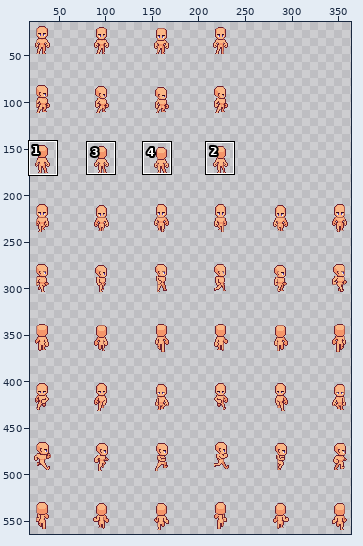
Pixel-art file, stored at Assets/Textures/Characters/template.aseprite. Above: a wide view before the commit, with the close-up outlined.
Close-up. As it was:
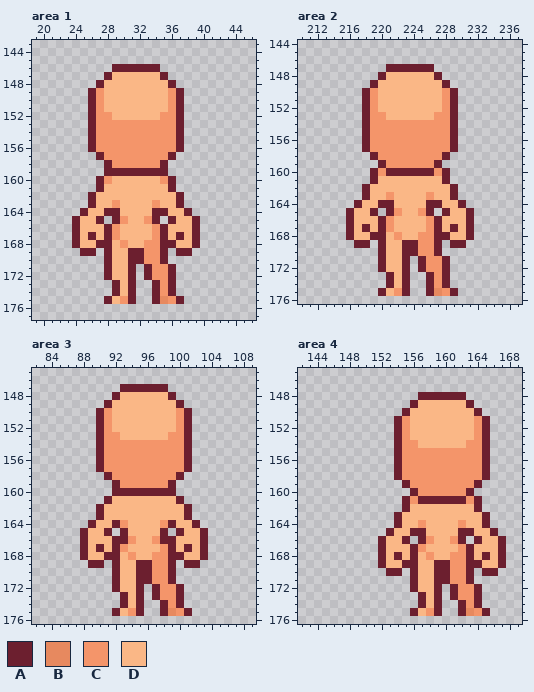
400x576 pixels, 1 frame. Shown: area 1: x 19..46, y 143..177; area 2: x 210..237, y 144..176; area 3: x 82..109, y 145..176; area 4: x 142..169, y 145..176. The wide view leaves out empty margins. The commit also changed other parts of the picture, which this record leaves out.
Visible layers, top first: "Head", "Torso", "Legs", "Feet".
Palette (. is transparent): A #6c1f2f  B #e7895f  C #f4956a  D #fab786
Pixels before, area 1, first column x 24:
146 .....AAAAAA.....
147 ....ADDDDDDA....
148 ...ADDDDDDDDA...
149 ..ACDDDDDDDDCA..
150 ..ACDDDDDDDDCA..
151 ..ACDDDDDDDDCA..
152 ..ACCDDDDDDCCA..
153 ..ACCCCCCCCCCA..
154 ..ACCCCCCCCCCA..
155 ..ACCCCCCCCCCA..
156 ..ACCCCCCCCCCA..
157 ...ACCCCCCCCA...
158 ....ACCCCCCA....
159 ....AAAAAAAA....
160 ...ACDDDDDDCA...
161 ...ADDDDDDDDA...
162 ..ADDDDDDDDDDA..
163 ..ADDCDDDDCDDA..
164 .ADDAADDDDAADDA.
165 ADDA.ACDDCA.ADDA
166 ADDDACDDDDCADDDA
167 ADADACDDDDCADADA
168 ADDAADCDDCCAADDA
169 .AA.ADDAACCA.AA.
170 ....ADDAACCA....
171 ....ADDA.ACCA...
172 ....ADDA.ACCA...
173 .....ADA..ACA...
174 .....ADA..ACA...
175 ....ADCA..ABCA..
Pixels before, area 2, first column x 216:
147 .....AAAAAA.....
148 ....ADDDDDDA....
149 ...ADDDDDDDDA...
150 ..ACDDDDDDDDCA..
151 ..ACDDDDDDDDCA..
152 ..ACDDDDDDDDCA..
153 ..ACCDDDDDDCCA..
154 ..ACCCCCCCCCCA..
155 ..ACCCCCCCCCCA..
156 ..ACCCCCCCCCCA..
157 ..ACCCCCCCCCCA..
158 ...ACCCCCCCCA...
159 ....ACCCCCCA....
160 ...ACAAAAAACA...
161 ...ADDDDDDDDA...
162 ..ADDDDDDDDDDA..
163 ..ADDCDDDDCDDA..
164 .ADDAADDDDAADDA.
165 ADDA.ACDDCA.ADDA
166 ADDDACDDDDCADDDA
167 ADADACDDDDCADADA
168 ADDAADCDDCCAADDA
169 .AA.ADDAACCA.AA.
170 ....ADDAACCA....
171 ....ADDA.ACCA...
172 ....ADDA.ACCA...
173 .....ADA..ACA...
174 .....ADA..ACA...
175 ....ADCA..ABCA..
Pixels before, area 3, first column x 88:
147 .....AAAAAA.....
148 ....ADDDDDDA....
149 ...ADDDDDDDDA...
150 ..ACDDDDDDDDCA..
151 ..ACDDDDDDDDCA..
152 ..ACDDDDDDDDCA..
153 ..ACCDDDDDDCCA..
154 ..ACCCCCCCCCCA..
155 ..ACCCCCCCCCCA..
156 ..ACCCCCCCCCCA..
157 ..ACCCCCCCCCCA..
158 ...ACCCCCCCCA...
159 ....ACCCCCCA....
160 ....AAAAAAAA....
161 ...ADDDDDDDDA...
162 ..ADDDDDDDDDDA..
163 ..ADDDDDDDDDDA..
164 .ADDACDDDDCADDA.
165 ADDA.ADDDDA.ADDA
166 ADDDAACDDCAADDDA
167 ADADACDDDDCADADA
168 ADDAADCDDCCAADDA
169 .AA.ADDAACCA.AA.
170 ....ADDAACCA....
171 ....ADDAACCA....
172 ....ADDA.ACCA...
173 .....ADA.ACCA...
174 .....ADA..ACA...
175 ....ADCA..ABCA..
Pixels before, area 4, first column x 152:
148 .....AAAAAA.....
149 ....ADDDDDDA....
150 ...ADDDDDDDDA...
151 ..ACDDDDDDDDCA..
152 ..ACDDDDDDDDCA..
153 ..ACDDDDDDDDCA..
154 ..ACCDDDDDDCCA..
155 ..ACCCCCCCCCCA..
156 ..ACCCCCCCCCCA..
157 ..ACCCCCCCCCCA..
158 ..ACCCCCCCCCCA..
159 ...ACCCCCCCCA...
160 ....ACCCCCCA....
161 ...ACAAAAAACA...
162 ...ADDDDDDDDA...
163 ..ADDDDDDDDDDA..
164 ..ADDCDDDDCDDA..
165 .ADDAADDDDAADDA.
166 ADDA.ACDDCA.ADDA
167 ADDDACDDDDCADDDA
168 ADADADCDDCCADADA
169 ADDAADDAACCAADDA
170 .AA.ADDAACCA.AA.
171 ....ADDAACCA....
172 ....ADDA.ACCA...
173 .....ADA.ACCA...
174 .....ADA..ACA...
175 ....ADCA..ABCA..
Now the later version:
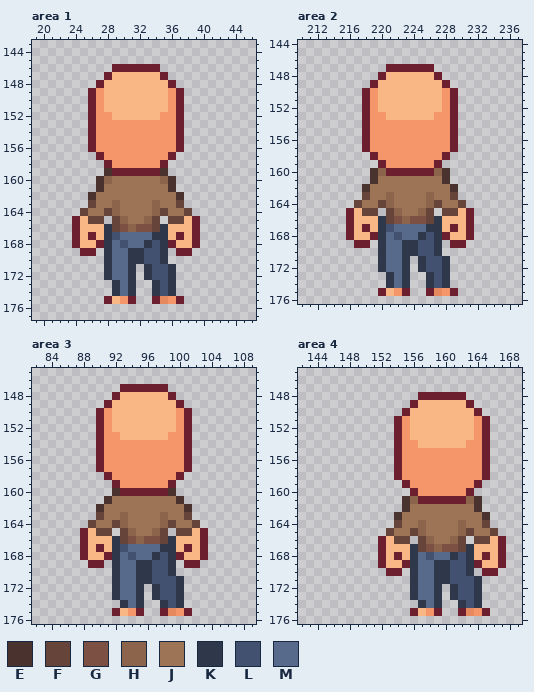
Colours new in this view: E #4a332e  F #664439  G #7c5143  H #8c634b  J #9d7455  K #2e384a  L #41516f  M #576a8b
The exact change:
layer "Pants" now shown
layer "Shirt" now shown
Changed rows in their new state; - is an unchanged pixel.
Area 1, layers "Shirt", "Pants":
first column x 25:
159 ---E------E---
160 --EHJJJJJJHE--
161 --EJJJJJJJJE--
162 -EJJJJJJJJJJE-
163 -FJJHJJJJHJJF-
164 FJJFHJJJJHFJJF
165 -FF-FHJJHF-FF-
166 ---KFGHGGFK---
167 ---KLMMMMKK---
168 ---KMLMMKLK---
169 ---KMMKKLLK---
170 ---KMMKKLLK---
171 ---KMMK-KLLK--
172 ---KMMK-KLLK--
173 ----KMK--KLK--
174 ----KMK--KLK--
Area 2, layers "Shirt", "Pants":
first column x 217:
160 --EH------HE--
161 --EJJJJJJJJE--
162 -EJJJJJJJJJJE-
163 -FJJHJJJJHJJF-
164 FJJFHJJJJHFJJF
165 -FF-FHJJHF-FF-
166 ---KFGHGGFK---
167 ---KLMMMMKK---
168 ---KMLMMKLK---
169 ---KMMKKLLK---
170 ---KMMKKLLK---
171 ---KMMK-KLLK--
172 ---KMMK-KLLK--
173 ----KMK--KLK--
174 ----KMK--KLK--
Area 3, layers "Shirt", "Pants":
first column x 89:
160 ---E------E---
161 --EJJJJJJJJE--
162 -EJJJJJJJJJJE-
163 -FJJHJJJJHJJF-
164 FJJFHJJJJHFJJF
165 -FF-FHJJHF-FF-
166 ---KFGHGGFK---
167 ---KLMMMMKK---
168 ---KMLMMKLK---
169 ---KMMKKLLK---
170 ---KMMKKLLK---
171 ---KMMKKLLLK--
172 ---KMMK-KLLK--
173 ---KMMK-KLLK--
174 ----KMK--KLK--
Area 4, layers "Shirt", "Pants":
first column x 153:
161 --EH------HE--
162 --EJJJJJJJJE--
163 -EJJJJJJJJJJE-
164 -FJJHJJJJHJJF-
165 FJJFHJJJJHFJJF
166 -FF-FHJJHF-FF-
167 ---KFGHGGFK---
168 ---KMLMMKLK---
169 ---KMMKKLLK---
170 ---KMMKKLLK---
171 ---KMMKKLLLK--
172 ---KMMK-KLLK--
173 ---KMMK-KLLK--
174 ----KMK--KLK--
